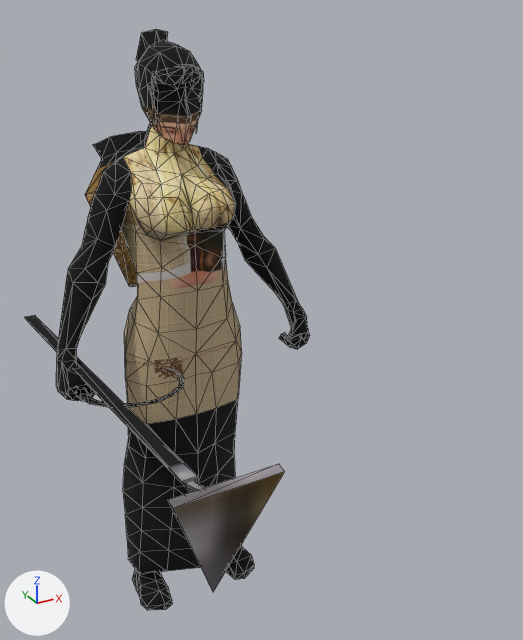
An edit to the glTF model apps/web/public/models/people/woman.glb, drawn before and after from the same camera.
The view is the same before and after, from a camera (50 mm lens) standing at (-0.752, -1.877, 1.864) and looking at (0.155, -0.228, 1.039). Every picture has the same lights, and +X, +Y and +Z are marked at lower left. The older version comes first. Mesh edges are drawn as thin lines. Where no turn or scale is listed for an object, it has been applied to the vertices. Vertices at exactly the same position are counted once.

In view in the first picture: 'woman-mesh'.
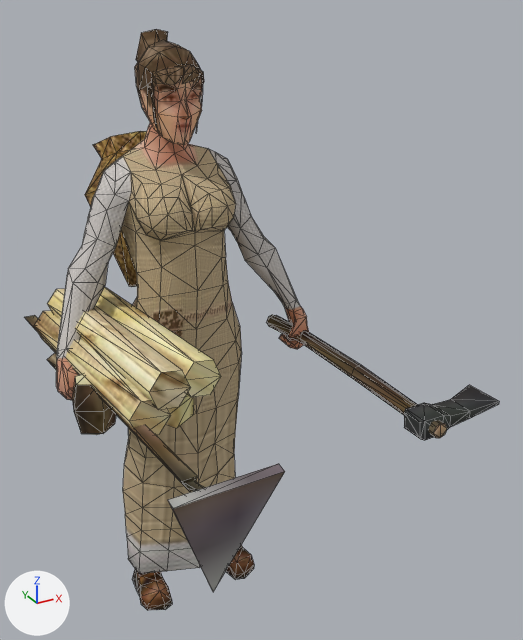
Location of each change, [x1, y1, x2, y2] in pixels of the pictures (523 x 640 px):
'woman-mesh', reshaped (66% wider)
    before: [24, 29, 310, 610]
    after: [24, 29, 499, 610]
part 1 of me_woman, added
    after: [267, 315, 447, 438]
part 2 of me_woman, added
    after: [404, 385, 499, 440]
part 3 of me_woman, added (brown)
    after: [72, 374, 116, 435]
part 4 of me_woman, added (beige)
    after: [34, 287, 221, 435]
part 5 of me_woman, surface changed
    both: [24, 29, 309, 610]

Diff of the bpy script that builds the scene:
```diff
--- a/apps/web/public/models/people/woman.glb.py
+++ b/apps/web/public/models/people/woman.glb.py
@@ me_woman @@
 # used by ob_woman_mesh; location = (0.0, 0.0, 0.0)
-me_woman.from_pydata(...)  # 714 vertices, 1305 faces; spans x -0.41..0.4, y -0.95..0.46, z 0.0..1.8
+me_woman.from_pydata(...)  # 841 vertices, 1525 faces; spans x -0.41..0.52, y -0.95..0.46, z 0.0..1.8
+# me_woman part 1: a new loose piece of 32 vertices spanning x 0.29..0.38, y -0.81..0.05, z 0.87..0.97, in mat_woman_atlas (picture img_image_0)
+# me_woman part 2: a new loose piece of 24 vertices spanning x 0.27..0.52, y -0.79..-0.68, z 0.91..0.97, in mat_woman_atlas (picture img_image_0)
+# me_woman part 3: a new loose piece of 17 vertices spanning x -0.4..-0.28, y -0.29..-0.17, z 0.81..1.0, in mat_woman_atlas (picture img_image_0)
+# me_woman part 4
+# 38 vertices are added at x -0.39..-0.14, y -0.54..0.24, z 0.86..1.08
+# 8 new vertices lie (0.05, -0.72, 0.04) away from vertices in x -0.37..-0.15, y 0.18..0.22, z 0.92..1.07
+# 8 new vertices lie (0.05, -0.73, 0.04) away from vertices in x -0.39..-0.17, y 0.19..0.23, z 0.91..1.08
+# 86 new faces join them
+# me_woman part 5: 1301 kept faces spanning x -0.41..0.4, y -0.95..0.46, z 0.0..1.8 get new texture (UV) coordinates
 me_woman.materials.append(mat_woman_atlas)
```
